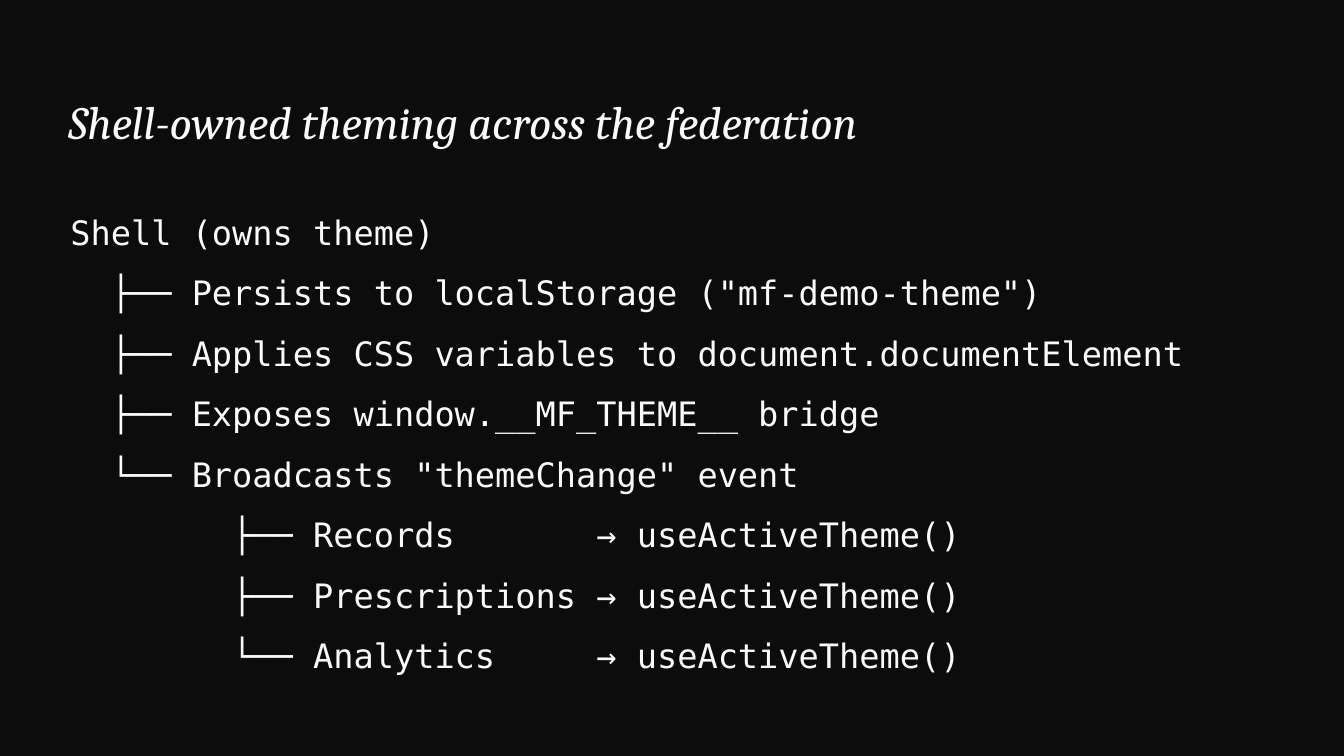
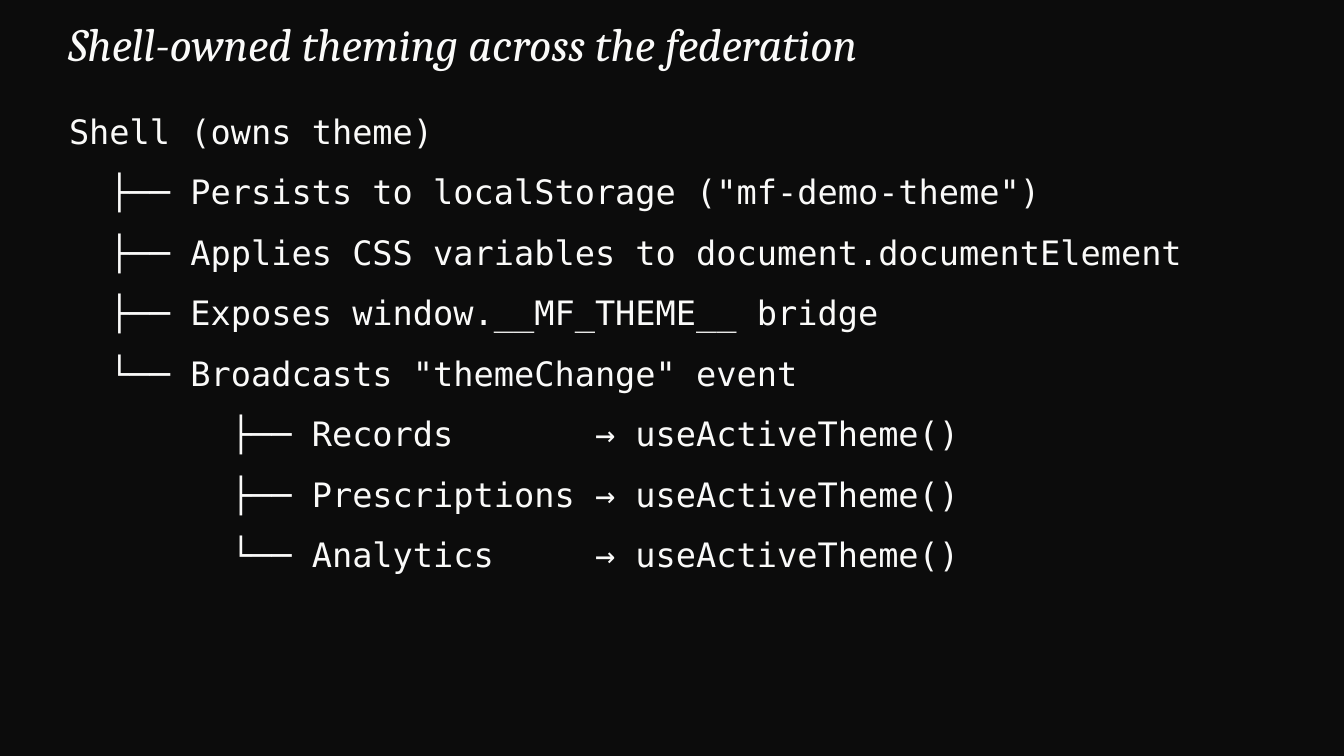
Before and after one commit to devlinduldulao/module-federation-demo, a slide deck: slide 38 of presentation/module-federation.pptx (slide 37 before the commit). Drawn at 1344x756 pixels with LibreOffice and Linux fonts; fonts in the diff are those of the drawing. Boxes give left, top, right and bottom in pixels: in the first picture for what was removed or moved away, otherwise in the second. Text is boxed around its words. In the diff, an @@ line names an element or a change of style, - is before the commit and + after.

```diff
--- a/presentation/module-federation.pptx
+++ b/presentation/module-federation.pptx
@@ text "Shell-owned theming across the federation": place and size @@
-text "Shell-owned theming across the federation" at [68, 107, 857, 149]
+text "Shell-owned theming across the federation" at [68, 29, 857, 71]
@@ text "Shell (owns theme)": place and size @@
-text "Shell (owns theme)" at [70, 219, 1184, 675]
+text "Shell (owns theme)" at [69, 118, 1182, 574]
```
Also in this commit, not shown: 19 other slides changed, 1 slide added, 2 slides removed, 27 other files.
